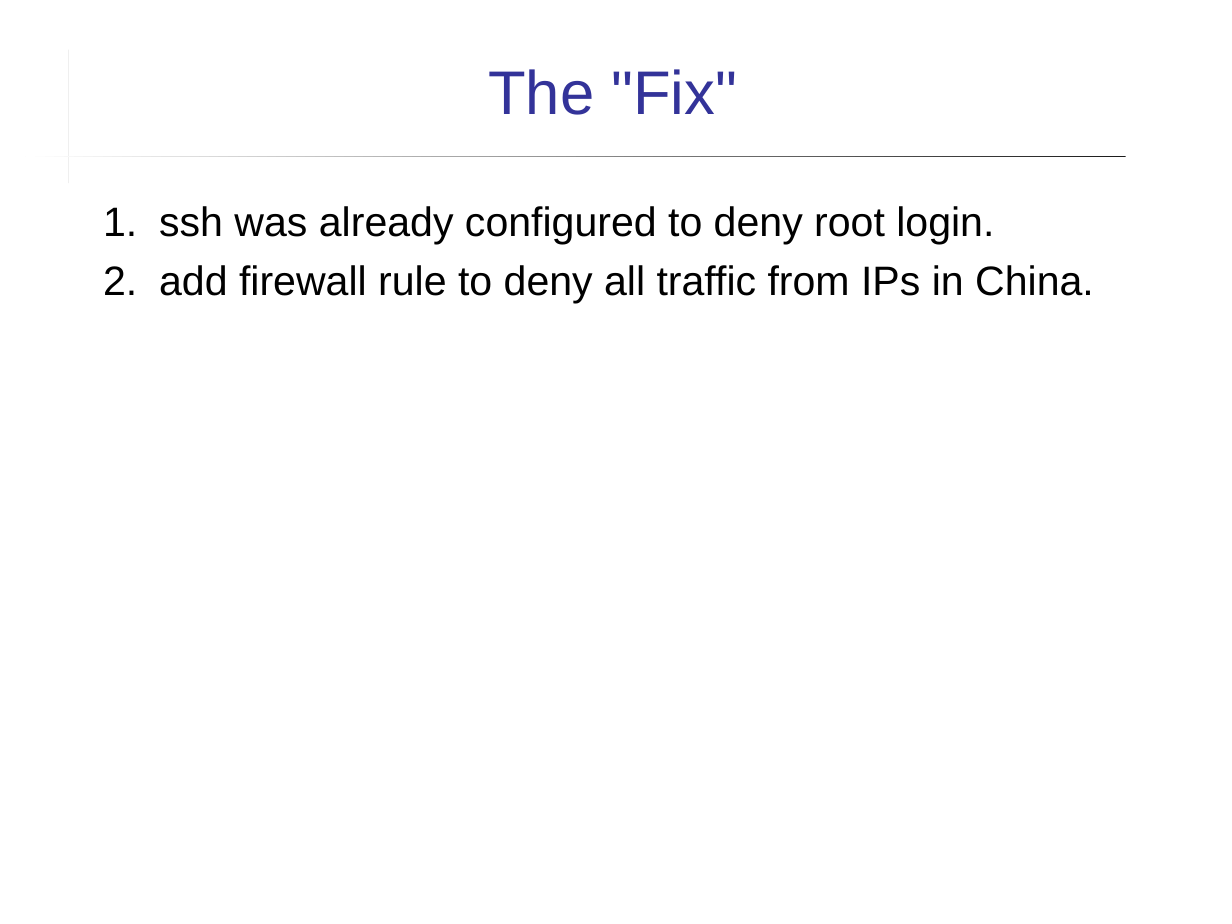
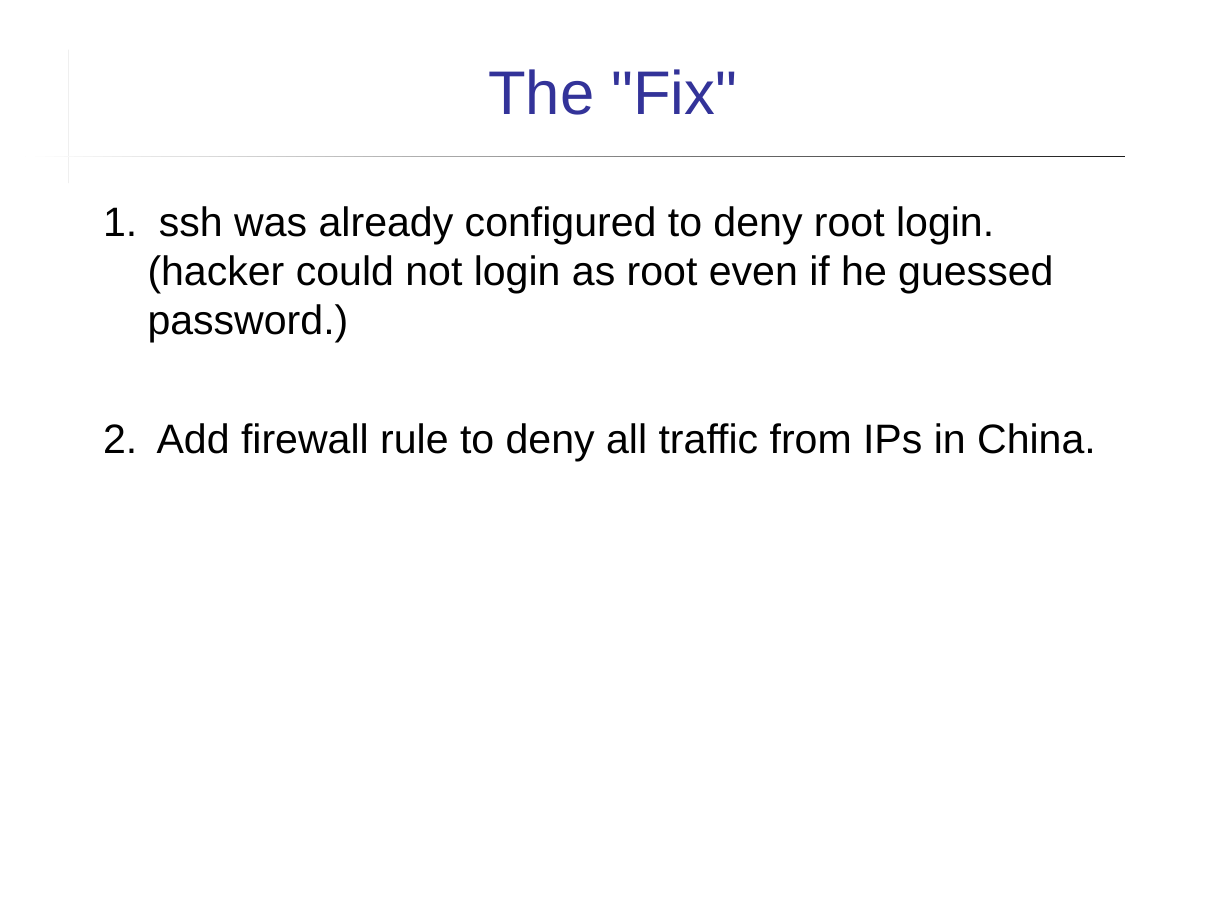
Before and after one commit to cpske/ISP, a slide deck: slide 45 of logging/Logging.ppt (slide 41 before the commit). Drawn at 1232x924 pixels with LibreOffice and Linux fonts; fonts in the diff are those of the drawing. Boxes give left, top, right and bottom in pixels: in the first picture for what was removed or moved away, otherwise in the second. Text is boxed around its words. In the diff, an @@ line names an element or a change of style, - is before the commit and + after.

```diff
--- a/logging/Logging.ppt
+++ b/logging/Logging.ppt
@@ text at [148,206,1096,462]: text changed @@
-1. ssh was already configured to deny root login.
-2. add firewall rule to deny all traffic from IPs in China.
+1. ssh was already configured to deny root login.
+   (hacker could not login as root even if he guessed password.)
+2. Add firewall rule to deny all traffic from IPs in China.
```
Also in this commit, not shown: 10 other slides changed, 4 slides added, 13 other files.
